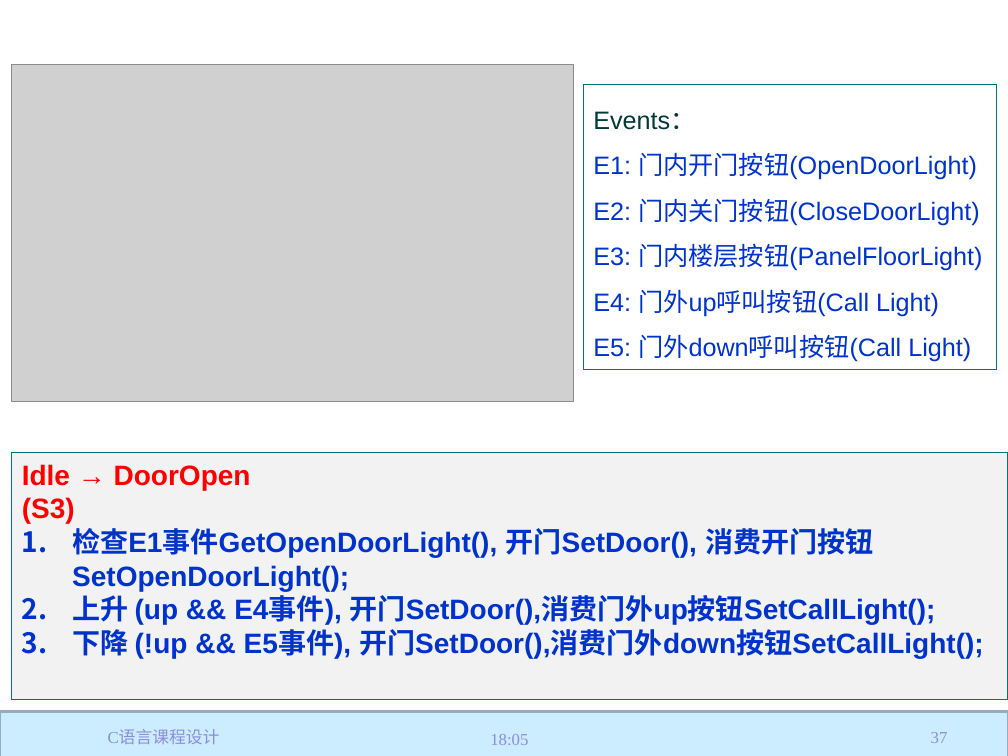
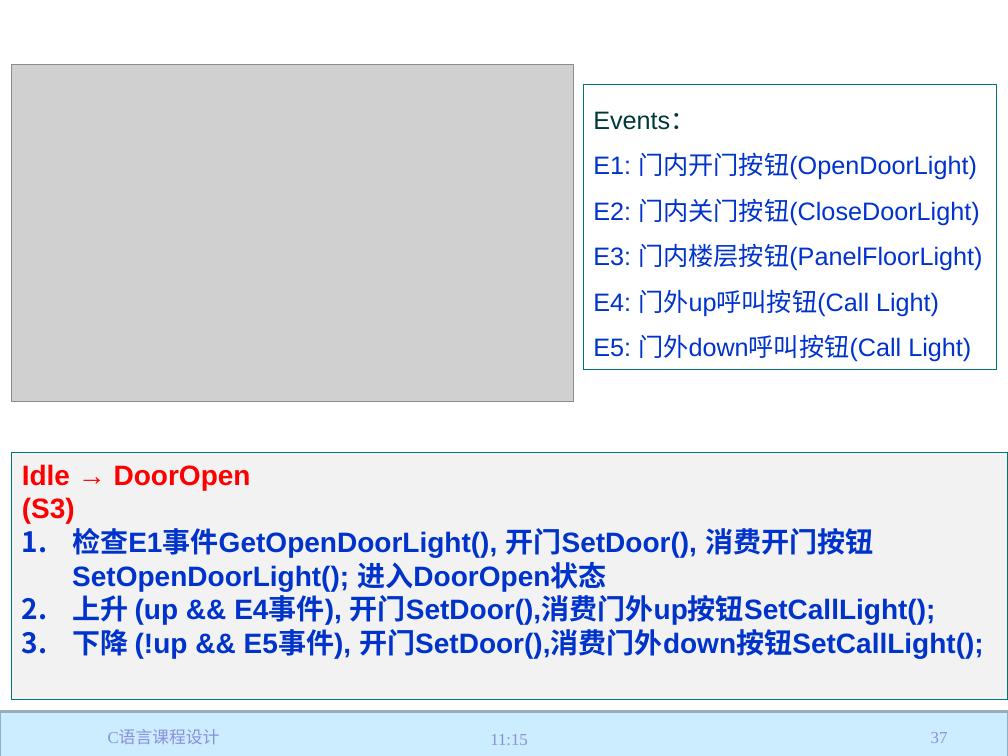
Before and after one commit to jtrfid/C-Repositories, a slide deck: slide 37 of 2017/C语言课程设计/C语言课程设计.pptx. Drawn at 1008x756 pixels with LibreOffice and Linux fonts; fonts in the diff are those of the drawing; grey boxes stand for pictures; background and template pictures are left out. Boxes give left, top, right and bottom in pixels: in the first picture for what was removed or moved away, otherwise in the second. Text is boxed around its words. In the diff, an @@ line names an element or a change of style, - is before the commit and + after.

```diff
--- a/2017/C语言课程设计/C语言课程设计.pptx
+++ b/2017/C语言课程设计/C语言课程设计.pptx
@@ text in rectangle at (72, 528, 873, 592): text changed @@
-1. 检查E1事件GetOpenDoorLight(), 开门SetDoor(), 消费开门按钮SetOpenDoorLight();
+1. 检查E1事件GetOpenDoorLight(), 开门SetDoor(), 消费开门按钮SetOpenDoorLight(); 进入DoorOpen状态
@@ text at (490, 734, 528, 745): text changed @@
-18:05
+11:15
```
Also in this commit, not shown: 56 other slides changed, 3 other files.
